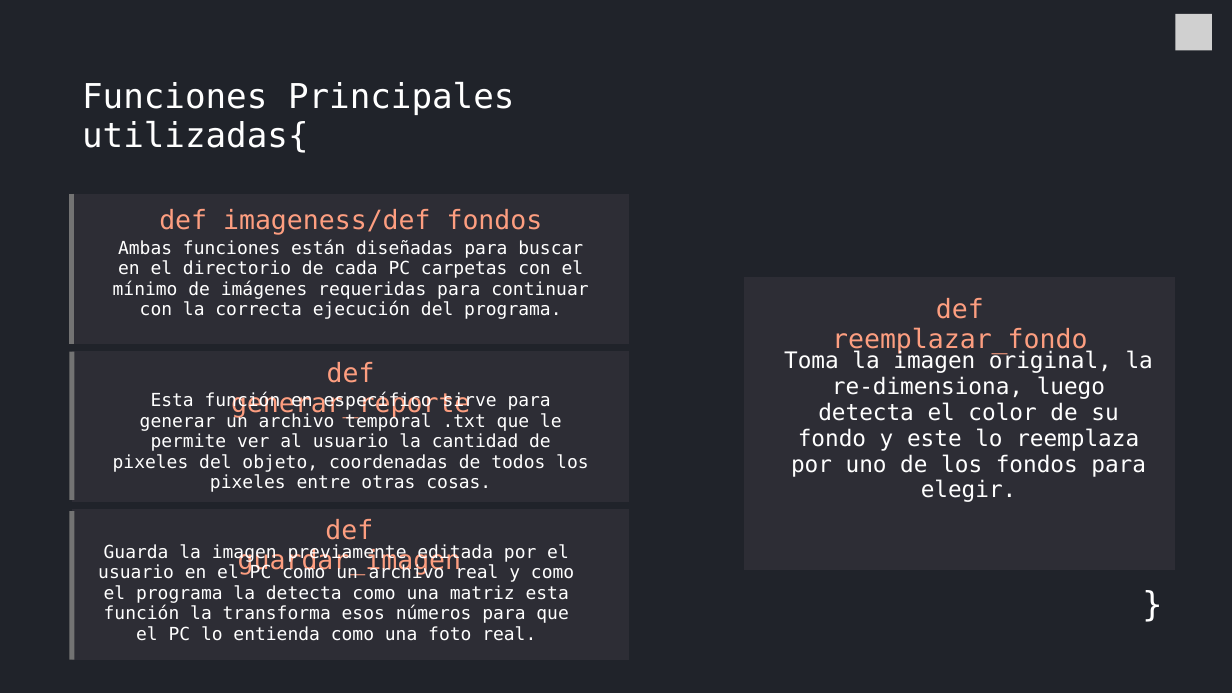
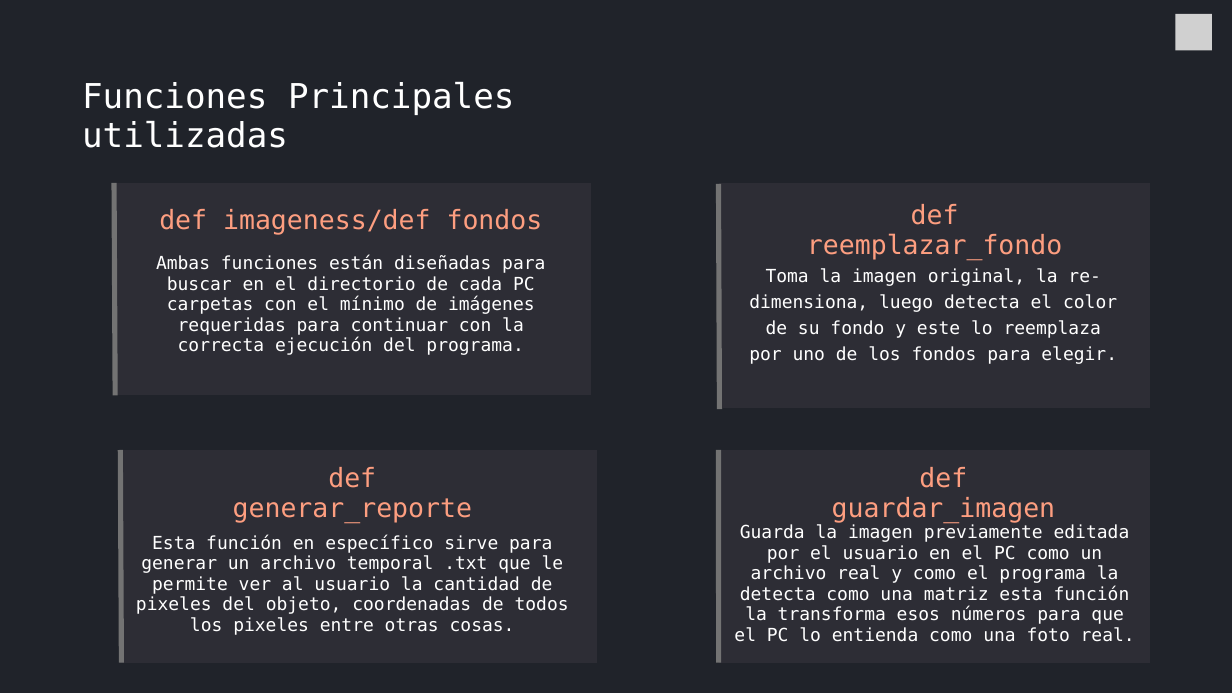
Before and after one commit to bpedrazav/Proyecto-Programaci-n-1, a slide deck: slide 4 of prograaa.pptx. Drawn at 1232x693 pixels with LibreOffice and Linux fonts; fonts in the diff are those of the drawing; grey boxes stand for pictures. Boxes give left, top, right and bottom in pixels: in the first picture for what was removed or moved away, otherwise in the second. Text is boxed around its words. In the diff, an @@ line names an element or a change of style, - is before the commit and + after.

```diff
--- a/prograaa.pptx
+++ b/prograaa.pptx
@@ text at (x1=82, y1=81, x2=514, y2=148): text changed @@
-Funciones Principales utilizadas{
+Funciones Principales utilizadas
@@ freeform shape resized from (x1=70, y1=193, x2=630, y2=344) to (x1=114, y1=183, x2=591, y2=395) @@
@@ line moved from (72, 193) - (72, 344) to (114, 183) - (115, 395) @@
@@ line moved from (72, 511) - (72, 660) to (718, 184) - (719, 409) @@
@@ freeform shape resized from (x1=744, y1=277, x2=1176, y2=569) to (x1=719, y1=183, x2=1150, y2=408) @@
@@ text "def reemplazar_fondo" moved from (x1=832, y1=298, x2=1087, y2=354) to (x1=807, y1=204, x2=1062, y2=260) @@
@@ text "Ambas funciones están diseñadas para ..." rewrapped from (x1=113, y1=240, x2=588, y2=319) to (x1=156, y1=255, x2=545, y2=355) @@
@@ text "Toma la imagen original, la ..." moved from (x1=784, y1=349, x2=1153, y2=502) to (x1=749, y1=268, x2=1117, y2=364) @@
@@ text "Toma la imagen original, la ..." at (x1=749, y1=268, x2=1117, y2=364): size 26.6 to 21 pt @@
@@ line moved from (72, 352) - (72, 500) to (120, 450) - (121, 663) @@
@@ freeform shape resized from (x1=72, y1=352, x2=630, y2=502) to (x1=121, y1=450, x2=598, y2=663) @@
@@ text "def generar_reporte" moved from (x1=231, y1=362, x2=470, y2=418) to (x1=233, y1=467, x2=472, y2=523) @@
@@ line added from (718, 450) to (719, 663), #737373 6 pt @@
@@ freeform shape resized from (x1=72, y1=509, x2=630, y2=660) to (x1=719, y1=450, x2=1150, y2=663) @@
@@ text "def guardar_imagen" moved from (x1=238, y1=519, x2=461, y2=575) to (x1=832, y1=467, x2=1055, y2=523) @@
@@ text "Esta función en específico sirve ..." rewrapped from (x1=113, y1=392, x2=588, y2=492) to (x1=136, y1=535, x2=569, y2=635) @@
@@ text "Guarda la imagen previamente editada ..." rewrapped from (x1=98, y1=544, x2=574, y2=641) to (x1=734, y1=524, x2=1135, y2=642) @@
@@ text removed at (x1=1116, y1=585, x2=1163, y2=624) @@
-}
```
Also in this commit, not shown: 4 other slides changed.
